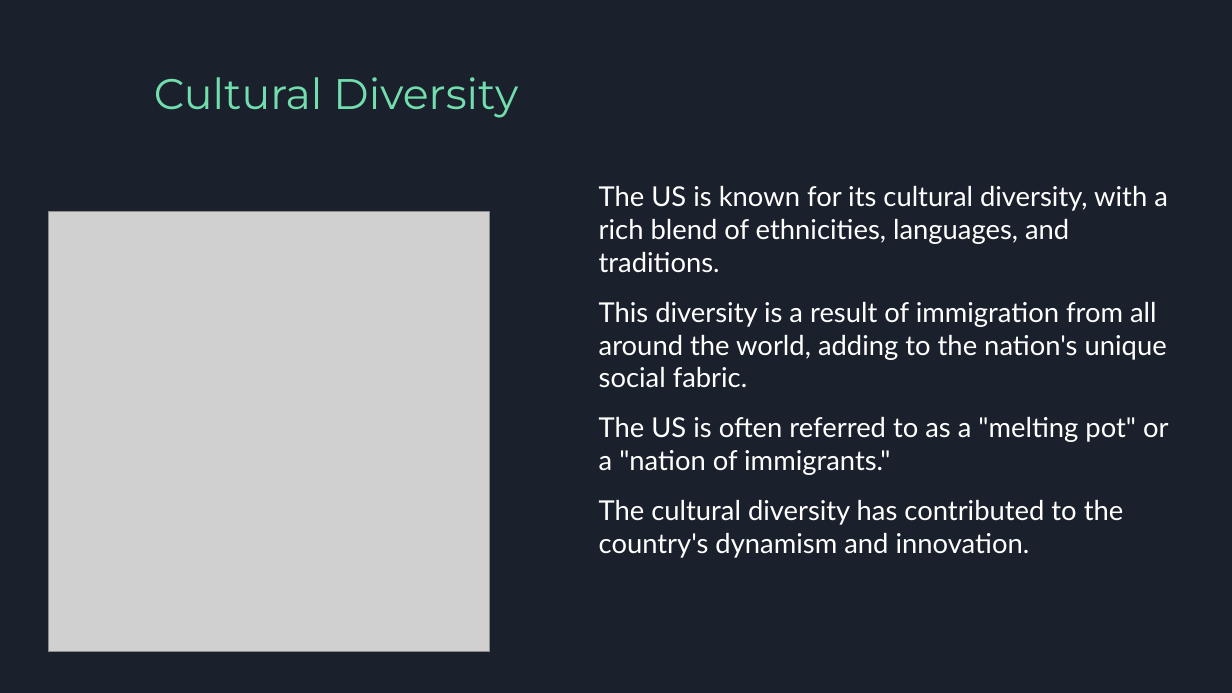
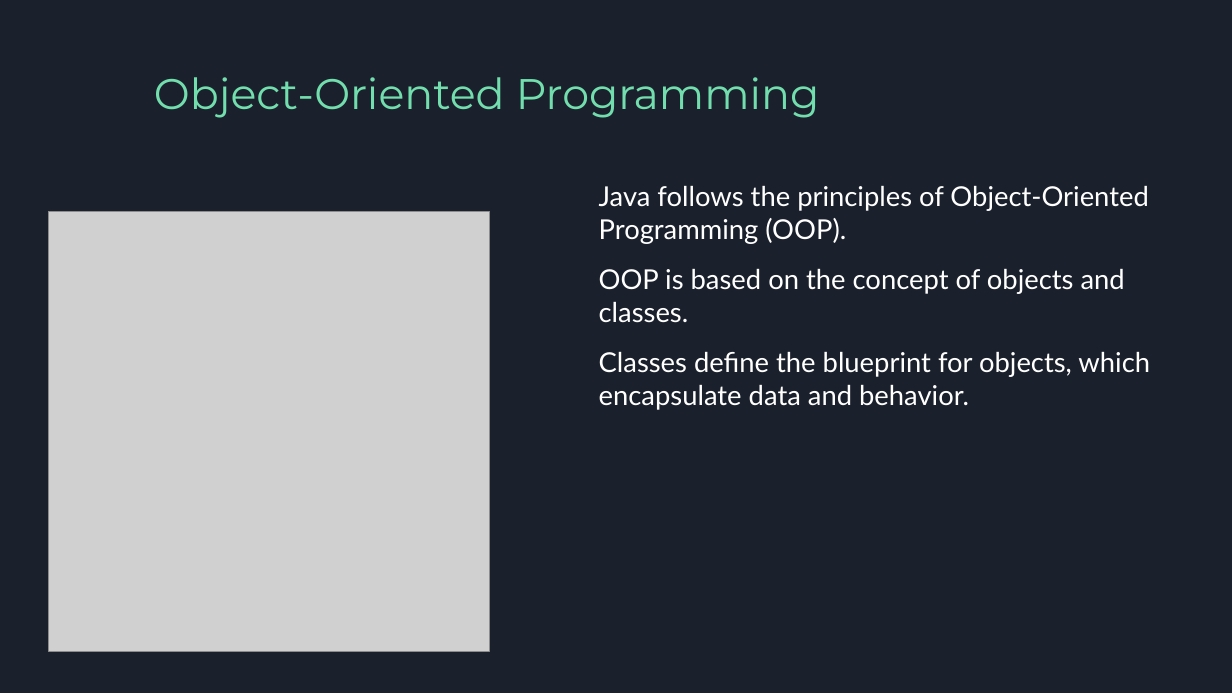
Before and after one commit to ritchelmendaros/2324-appdev-sem1-f2-07, a slide deck: slide 3 of generated/generated_presentation.pptx. Drawn at 1232x693 pixels with LibreOffice and Linux fonts; fonts in the diff are those of the drawing; grey boxes stand for pictures. Boxes give left, top, right and bottom in pixels: in the first picture for what was removed or moved away, otherwise in the second. Text is boxed around its words. In the diff, an @@ line names an element or a change of style, - is before the commit and + after.

```diff
--- a/generated/generated_presentation.pptx
+++ b/generated/generated_presentation.pptx
@@ text at bbox=[154, 77, 820, 118]: text changed @@
-Cultural Diversity
+Object-Oriented Programming
@@ text at bbox=[599, 186, 1150, 410]: text changed @@
-The US is known for its cultural diversity, with a rich blend of ethnicities, languages, and traditions.
-This diversity is a result of immigration from all around the world, adding to the nation's unique social fabric.
-The US is often referred to as a "melting pot" or a "nation of immigrants."
-The cultural diversity has contributed to the country's dynamism and innovation.
+Java follows the principles of Object-Oriented Programming (OOP).
+OOP is based on the concept of objects and classes.
+Classes define the blueprint for objects, which encapsulate data and behavior.
```
Also in this commit, not shown: 4 other slides changed, 8 other files.
